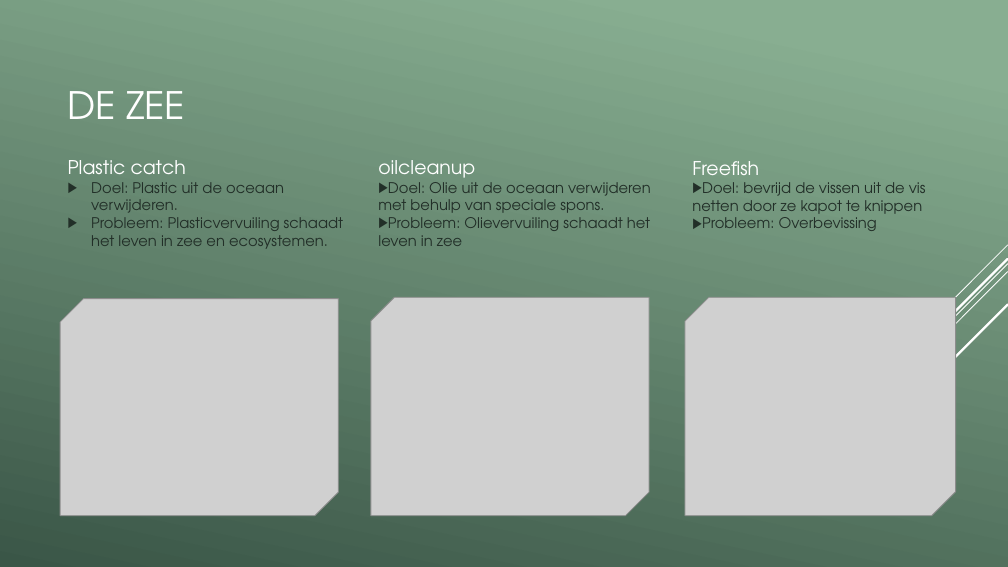
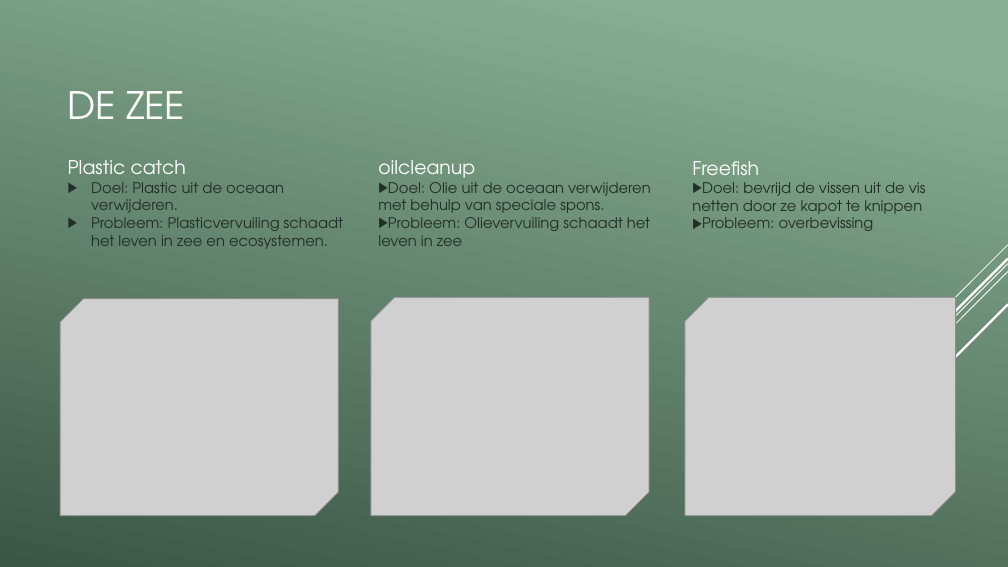
Before and after one commit to vives-project-xp/EducationalGame2, a slide deck: slide 4 of Educational_game_2.pptx. Drawn at 1008x567 pixels with LibreOffice and Linux fonts; fonts in the diff are those of the drawing; grey boxes stand for pictures. Boxes give left, top, right and bottom in pixels: in the first picture for what was removed or moved away, otherwise in the second. Text is boxed around its words. In the diff, an @@ line names an element or a change of style, - is before the commit and + after.

```diff
--- a/Educational_game_2.pptx
+++ b/Educational_game_2.pptx
@@ text at [702,213,874,231]: text changed @@
-▶ Probleem: Overbevissing
+▶ Probleem: overbevissing
```
Also in this commit, not shown: 3 other slides changed, 1 other file.
